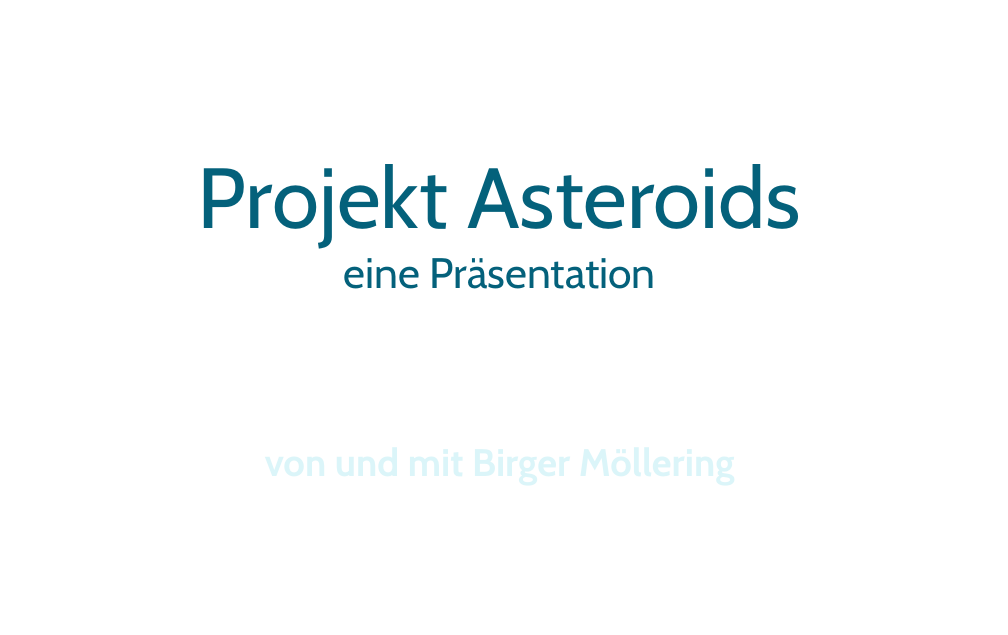
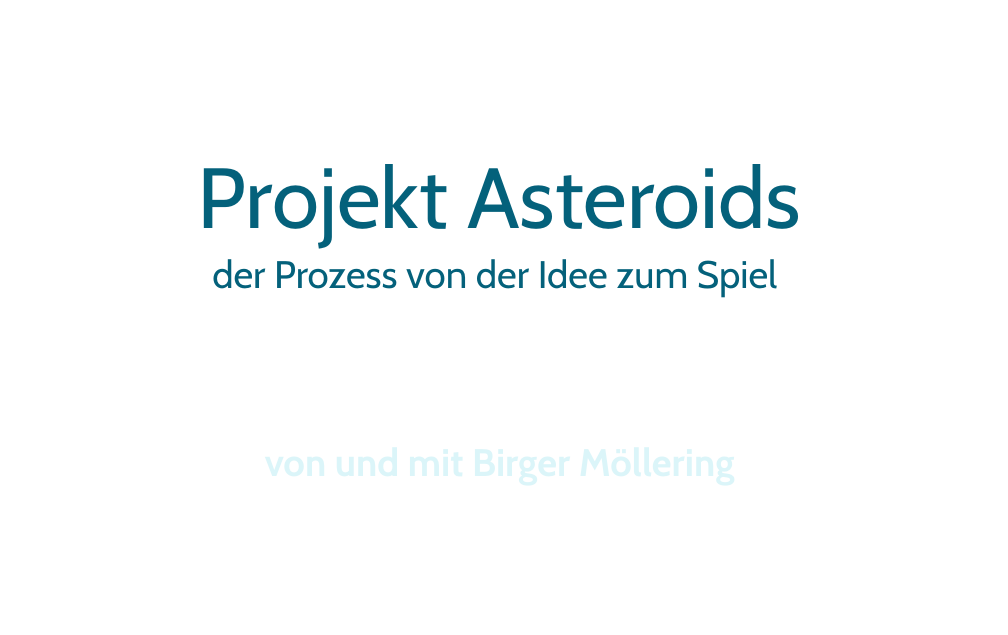
Before and after one commit to moeb/asteroids, a slide deck: slide 1 of praesentation.odp. Drawn at 1008x635 pixels with LibreOffice and Linux fonts; fonts in the diff are those of the drawing; background and template pictures are left out. Boxes give left, top, right and bottom in pixels: in the first picture for what was removed or moved away, otherwise in the second. Text is boxed around its words. In the diff, an @@ line names an element or a change of style, - is before the commit and + after.

```diff
--- a/praesentation.odp
+++ b/praesentation.odp
@@ title at <box>198,164,801,297</box>: text changed; size 80 to 36 pt @@
-Projekt Asteroids
-eine Präsentation
+Projekt Asteroids
+der Prozess von der Idee zum Spiel
```
Also in this commit, not shown: 2 other slides changed, 6 slides added, 1 slide removed.
